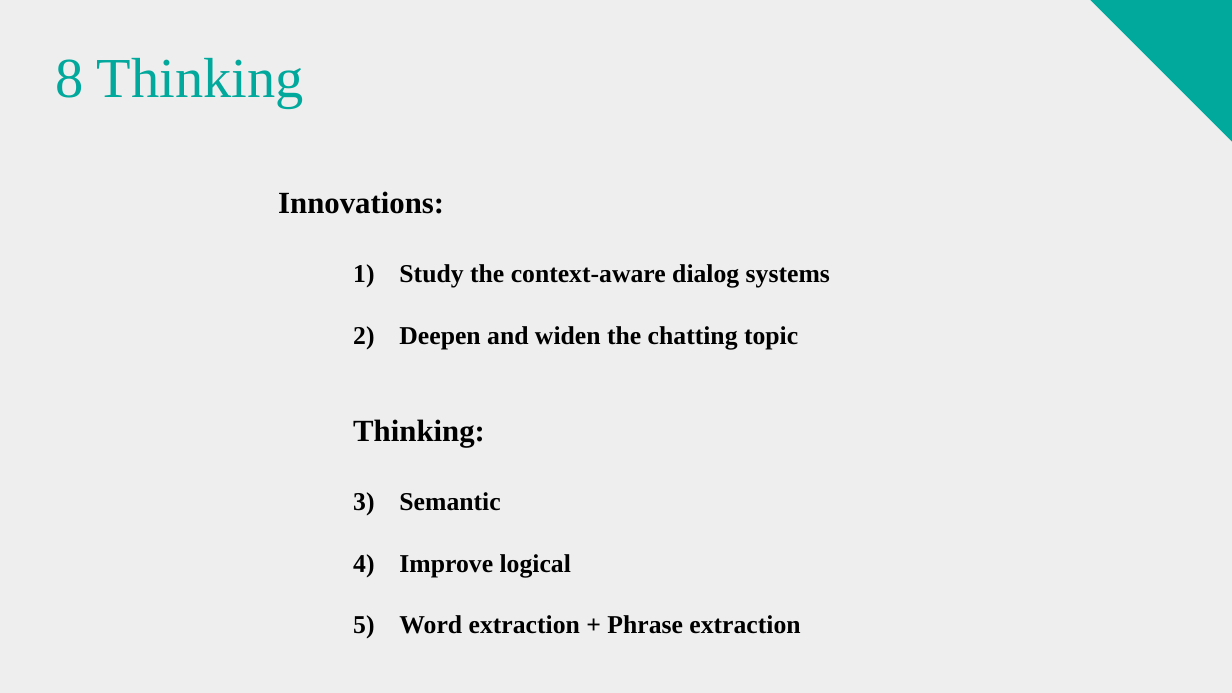
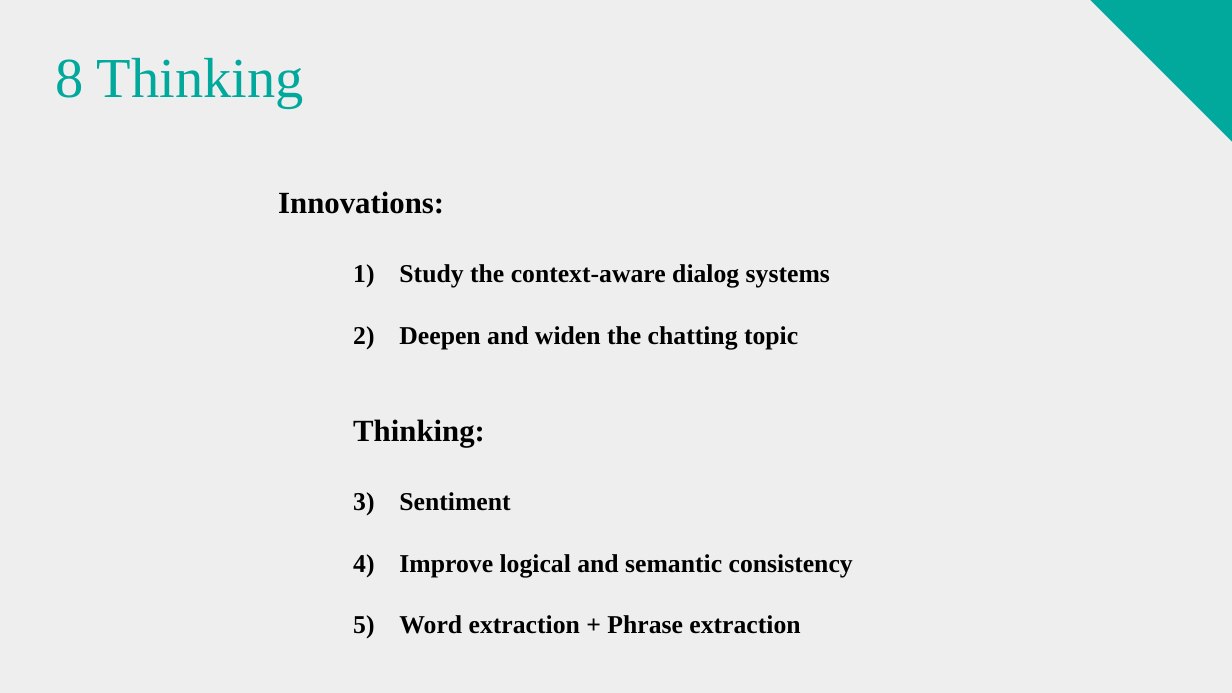
Before and after one commit to zhouweixin/paper-notes, a slide deck: slide 18 of zhouweixin-Chat More.pptx. Drawn at 1232x693 pixels with LibreOffice and Linux fonts; fonts in the diff are those of the drawing. Boxes give left, top, right and bottom in pixels: in the first picture for what was removed or moved away, otherwise in the second. Text is boxed around its words. In the diff, an @@ line names an element or a change of style, - is before the commit and + after.

```diff
--- a/zhouweixin-Chat More.pptx
+++ b/zhouweixin-Chat More.pptx
@@ text at (399, 492, 853, 577): text changed @@
-  1) Semantic
-  2) Improve logical
+  1) Sentiment
+  2) Improve logical and semantic consistency
```
Also in this commit, not shown: 4 other slides changed, 25 other files.
